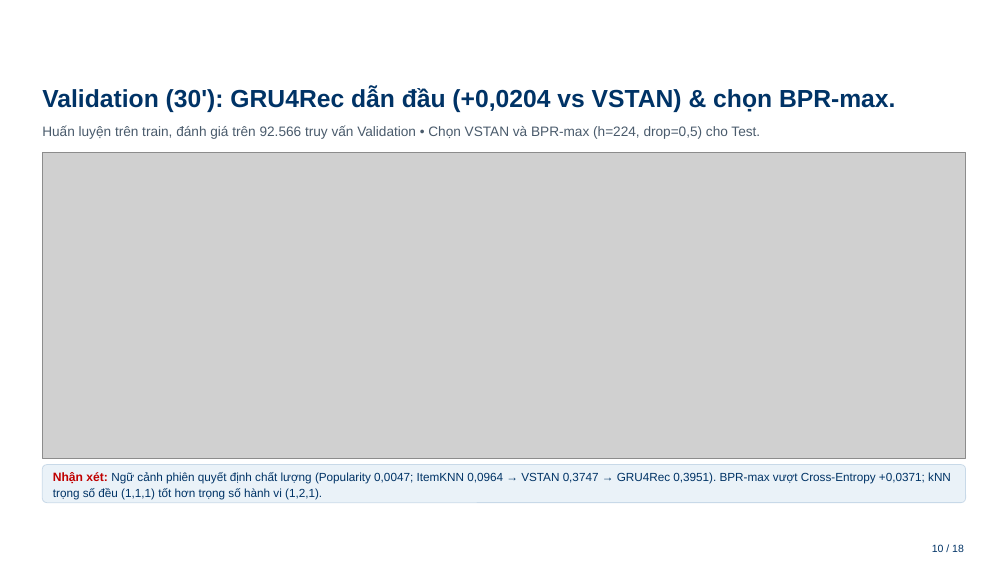
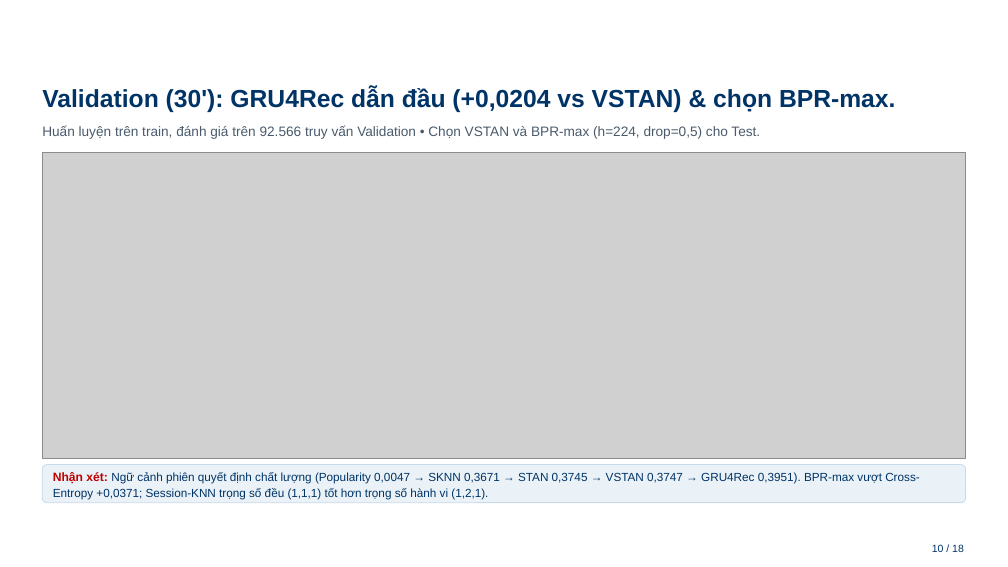
Before and after one commit to Mymark1010/MultiBehavior_Product_Recommendation_System, a slide deck: slide 10 of docs/BAO_CAO_TIEN_DO_PROJECT3_HUST_27_11_v3.pptx. Drawn at 1008x567 pixels with LibreOffice and Linux fonts; fonts in the diff are those of the drawing; grey boxes stand for pictures; background and template pictures are left out. Boxes give left, top, right and bottom in pixels: in the first picture for what was removed or moved away, otherwise in the second. Text is boxed around its words. In the diff, an @@ line names an element or a change of style, - is before the commit and + after.

```diff
--- a/docs/BAO_CAO_TIEN_DO_PROJECT3_HUST_27_11_v3.pptx
+++ b/docs/BAO_CAO_TIEN_DO_PROJECT3_HUST_27_11_v3.pptx
@@ text at [53, 472, 920, 500]: text changed @@
-Nhận xét: Ngữ cảnh phiên quyết định chất lượng (Popularity 0,0047; ItemKNN 0,0964 → VSTAN 0,3747 → GRU4Rec 0,3951). BPR-max vượt Cross-Entropy +0,0371; kNN trọng số đều (1,1,1) tốt hơn trọng số hành vi (1,2,1).
+Nhận xét: Ngữ cảnh phiên quyết định chất lượng (Popularity 0,0047 → SKNN 0,3671 → STAN 0,3745 → VSTAN 0,3747 → GRU4Rec 0,3951). BPR-max vượt Cross-Entropy +0,0371; Session-KNN trọng số đều (1,1,1) tốt hơn trọng số hành vi (1,2,1).
```
Also in this commit, not shown: 9 other slides changed, 5 other files.
